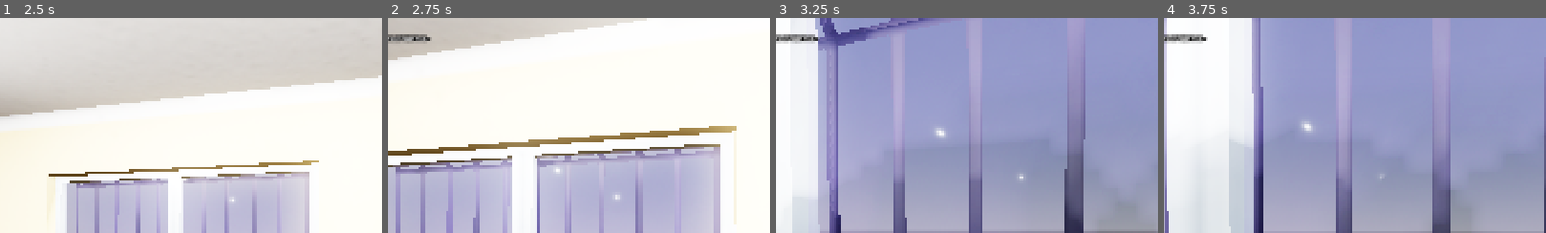
Above: before the commit, frames 1-4 (left to right).
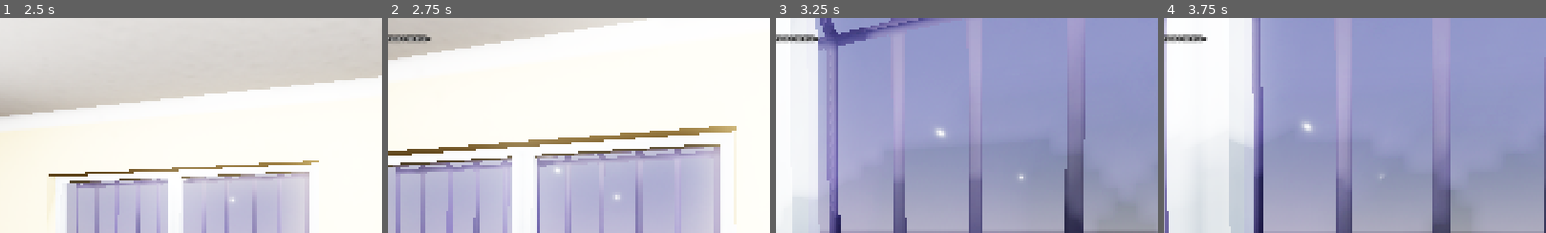
Above: after the commit, the same moments.

Repository: takanazwa5/ProjektMonopolowy
Game: Godot game, scene res://scenes/game/game.tscn
The game is run twice, just before and just after one commit, with the same random seed, the same clock (stepped at 60 frames per second) and the same inputs.
Inputs (mouse positions are % of the whole screen's width and height, from its top left):
- Up to frame 1 (2.5 s): tap Enter at 0.5 s; move the mouse to (55, 50) at 0.52 s; hold Ctrl (crouch) 0.53-1.28 s; hold W (walk_forward) from 0.53 s (still down); click (55, 50) at 0.67 s; move the mouse to (45, 50) at 1.27 s; tap G (drop_item) at 1.35 s; move the mouse to (52, 48) at 2.02 s; hold E (interact) from 2.03 s (still down)
- Up to frame 2 (2.75 s): keep holding W (walk_forward); keep holding E (interact)
- Up to frame 3 (3.25 s): keep holding W (walk_forward); move the mouse to (49, 52) at 2.77 s; release E (interact) at 2.78 s; tap Ctrl (crouch) at 2.85 s; click (49, 52) at 2.92 s
- Up to frame 4 (3.75 s): keep holding W (walk_forward); move the mouse to (57, 51) at 3.52 s; hold G (drop_item) from 3.53 s (still down)
The pictures show only the part of the screen within x 15-65%, y 0-50%; the shares and areas given below are measured in that part.

Frame 1 is identical in both runs. In frame 2, less than 0.1% of the frame differs, in the area x 2-11%, y 7-11%; in frame 3, 0.1%; in frame 4, 0.1%.

Commit message:
Add main door marker and NPC exit navigation
Introduces a MainDoor Marker3D to the level and exposes it via Level.main_door. NPCs now navigate to the main door when exiting the store before being freed, improving exit behavior.

Diff:
--- a/features/level/level.gd
+++ b/features/level/level.gd
@@ -4,6 +4,7 @@
 static var counter: Counter
 static var fridge: Node3D
 static var cash_register: CashRegister
+static var main_door: Marker3D
 
 
 func _ready() -> void:
@@ -11,3 +12,4 @@
 	counter = %Counter
 	fridge = %Fridge
 	cash_register = %CashRegister
+	main_door = %MainDoor
--- a/features/level/level.tscn
+++ b/features/level/level.tscn
@@ -115,6 +115,10 @@
 [node name="MainRoom" parent="NavigationRegion3D" instance=ExtResource("7_ksyp5")]
 transform = Transform3D(1, 0, 0, 0, 1, 0, 0, 0, 1, 2.77862, 0, -3.96313)
 
+[node name="MainDoor" type="Marker3D" parent="NavigationRegion3D"]
+unique_name_in_owner = true
+transform = Transform3D(1, 0, 0, 0, 1, 0, 0, 0, 1, -1.54038, 0.369053, 3.56369)
+
 [node name="Furniture" type="Node" parent="NavigationRegion3D"]
 
 [node name="Szafa3" parent="NavigationRegion3D/Furniture" instance=ExtResource("7_2e8v1")]
--- a/features/npc/shared/states/exiting_store_state.gd
+++ b/features/npc/shared/states/exiting_store_state.gd
@@ -4,4 +4,6 @@
 func enter() -> void:
 
 	print("Basia wychodzi ze sklepu")
+	npc.navigate_to_node(Level.main_door)
+	await npc.navigation_agent_3d.navigation_finished
 	npc.call_deferred(&"queue_free") # NOTE: Crash when not deferred
